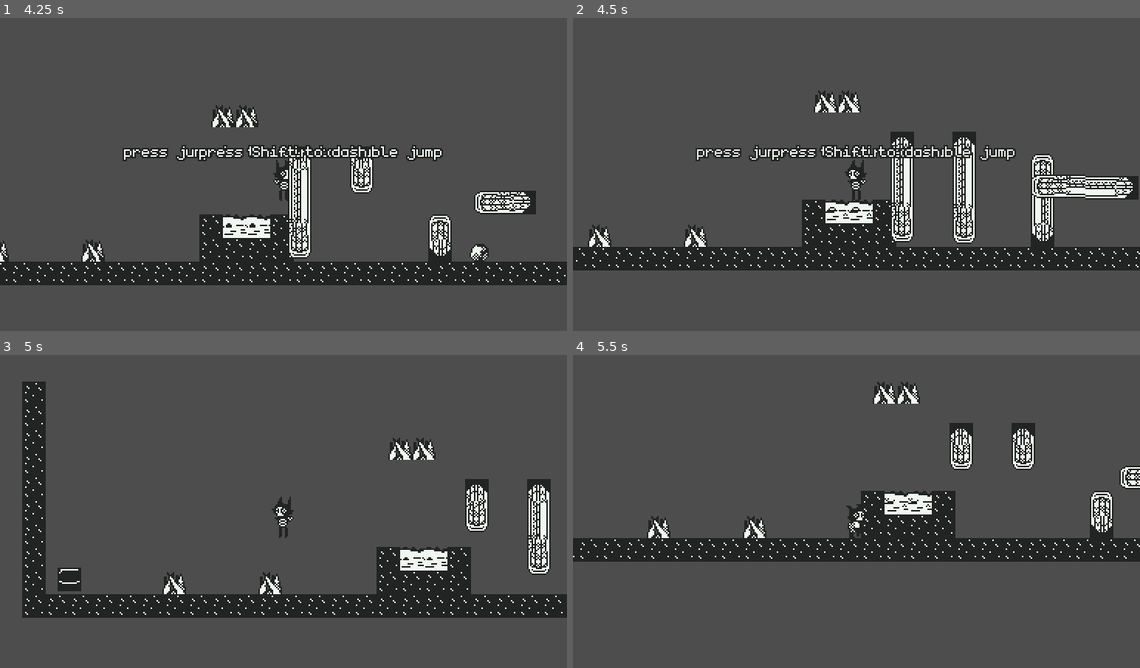
Above: before the commit, frames 1-4 (two rows, left to right).
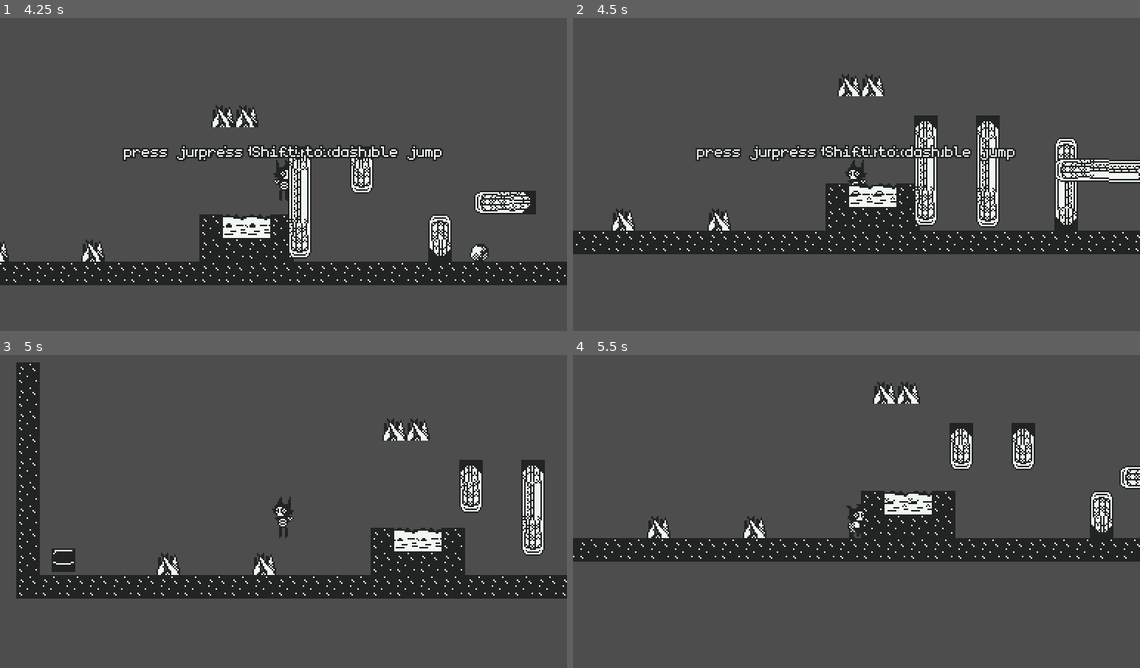
Above: after the commit, the same moments.

Repository: SpeedOfSmell/cryptid-caper
Game: Godot game, scene res://assets/game/game_screen/interactables/interactable_sandbox.tscn
Same seed, same stepped clock (60 frames per second), same inputs: the game is played once before the commit and once after it. This scene is started directly instead of the project's main scene. Sound files missing from this copy of the repository are replaced by a short silence.
Inputs (mouse positions are in pixels of both pictures, inside the frame that each line leads up to):
- Up to frame 1 (4.25 s): tap Enter (ui_accept) at 0.5 s; move the mouse to (408, 161) at 0.52 s; hold D (walk_right) 0.53-2.03 s; tap Shift (dash) at 0.6, 2.1, 3.6 s; click (408, 161) at 0.67 s; tap Space (jump) at 0.77, 1.52, 3.02, 3.77 s; move the mouse to (170, 193) at 1.27 s; tap S (duck) at 1.35, 2.85 s; move the mouse to (340, 108) at 2.02 s; hold A (walk_left) 2.03-2.78 s; move the mouse to (255, 240) at 2.77 s; hold D (walk_right) from 2.78 s (still down); click (255, 240) at 2.92 s; move the mouse to (453, 224) at 3.52 s
- Up to frame 2 (4.5 s): move the mouse to (686, 130) at 4.27 s; release D (walk_right) at 4.28 s; hold A (walk_left) from 4.28 s (still down); tap S (duck) at 4.35 s
- Up to frame 3 (5 s): keep holding A (walk_left); tap Space (jump) at 4.52 s
- Up to frame 4 (5.5 s): move the mouse to (884, 514) at 5.02 s; release A (walk_left) at 5.03 s; hold D (walk_right) from 5.03 s (still down); tap Shift (dash) at 5.1 s; click (884, 514) at 5.17 s

Frame 1 is identical in both runs. In frame 2, 20% of the frame differs, in the area x 0-100%, y 17-81%; in frame 3, 18%; in frame 4, nothing differs.

Commit message:
time and psiton changes

Diff:
--- a/assets/game/game_screen/interactables/obstacle/traps/piston/piston_trap.gd
+++ b/assets/game/game_screen/interactables/obstacle/traps/piston/piston_trap.gd
@@ -12,6 +12,7 @@
 # kill block of the head, should be a child of it
 @export var hurtbox: Obstacle
 @export var middle: NinePatchRect
+@export var shaft: CollisionShape2D
 
 var _head_rest: Vector2
 var _stroke: Tween
@@ -23,6 +24,7 @@
 		return
 	_head_rest = head.position
 	hurtbox.monitoring = false
+	shaft.shape = shaft.shape.duplicate()
 	_set_extension(0.0)
 
 func _fire() -> void:
@@ -49,6 +51,9 @@
 
 func _set_extension(extension: float) -> void:
 	head.position = _head_rest + Vector2(0, extension)
+	shaft.disabled = extension <= 0.0
+	shaft.shape.size.y = maxf(extension, 1.0)
+	shaft.position.y = middle.offset_bottom - extension / 2.0
 
 # head is an AnimatableBody2D synced to physics, so a position set by the tween only
 # shows up after the next physics step. size the middle from where the head actually
--- a/assets/game/game_screen/interactables/obstacle/traps/piston/piston_trap.tscn
+++ b/assets/game/game_screen/interactables/obstacle/traps/piston/piston_trap.tscn
@@ -12,13 +12,16 @@
 [sub_resource type="RectangleShape2D" id="RectangleShape2D_head"]
 size = Vector2(16, 16)
 
+[sub_resource type="RectangleShape2D" id="RectangleShape2D_shaft"]
+size = Vector2(16, 1)
+
 [sub_resource type="RectangleShape2D" id="RectangleShape2D_face"]
 size = Vector2(14, 4)
 
 [sub_resource type="RectangleShape2D" id="RectangleShape2D_base"]
 size = Vector2(16, 16)
 
-[node name="PistonTrap" type="Node2D" unique_id=1099493609 node_paths=PackedStringArray("head", "hurtbox", "middle")]
+[node name="PistonTrap" type="Node2D" unique_id=1099493609 node_paths=PackedStringArray("head", "hurtbox", "middle", "shaft")]
 script = ExtResource("1_piston")
 hit_sfx = ExtResource("7_hit")
 retract_sfx = ExtResource("8_retract")
@@ -26,6 +29,7 @@
 head = NodePath("Head")
 hurtbox = NodePath("Head/Hurtbox")
 middle = NodePath("Head/Middle")
+shaft = NodePath("Head/Shaft")
 
 [node name="Head" type="AnimatableBody2D" parent="." unique_id=309629143]
 position = Vector2(0, 16)
@@ -42,6 +46,11 @@
 
 [node name="CollisionShape2D" type="CollisionShape2D" parent="Head" unique_id=1704039237]
 shape = SubResource("RectangleShape2D_head")
+
+[node name="Shaft" type="CollisionShape2D" parent="Head" unique_id=1597305148]
+position = Vector2(0, -8.5)
+shape = SubResource("RectangleShape2D_shaft")
+disabled = true
 
 [node name="Sprite2D" type="Sprite2D" parent="Head" unique_id=8398919]
 texture = ExtResource("5_head")
--- a/assets/game/game_screen/room_manager/room_manager.gd
+++ b/assets/game/game_screen/room_manager/room_manager.gd
@@ -8,7 +8,7 @@
 
 # Time player has at start in seconds
 const START_TIME:float = 5 * 60
-const ARTIFACT_TIME_BONUS := 30.0
+const ARTIFACT_TIME_BONUS := 20.0
 
 var time_left: float
 
